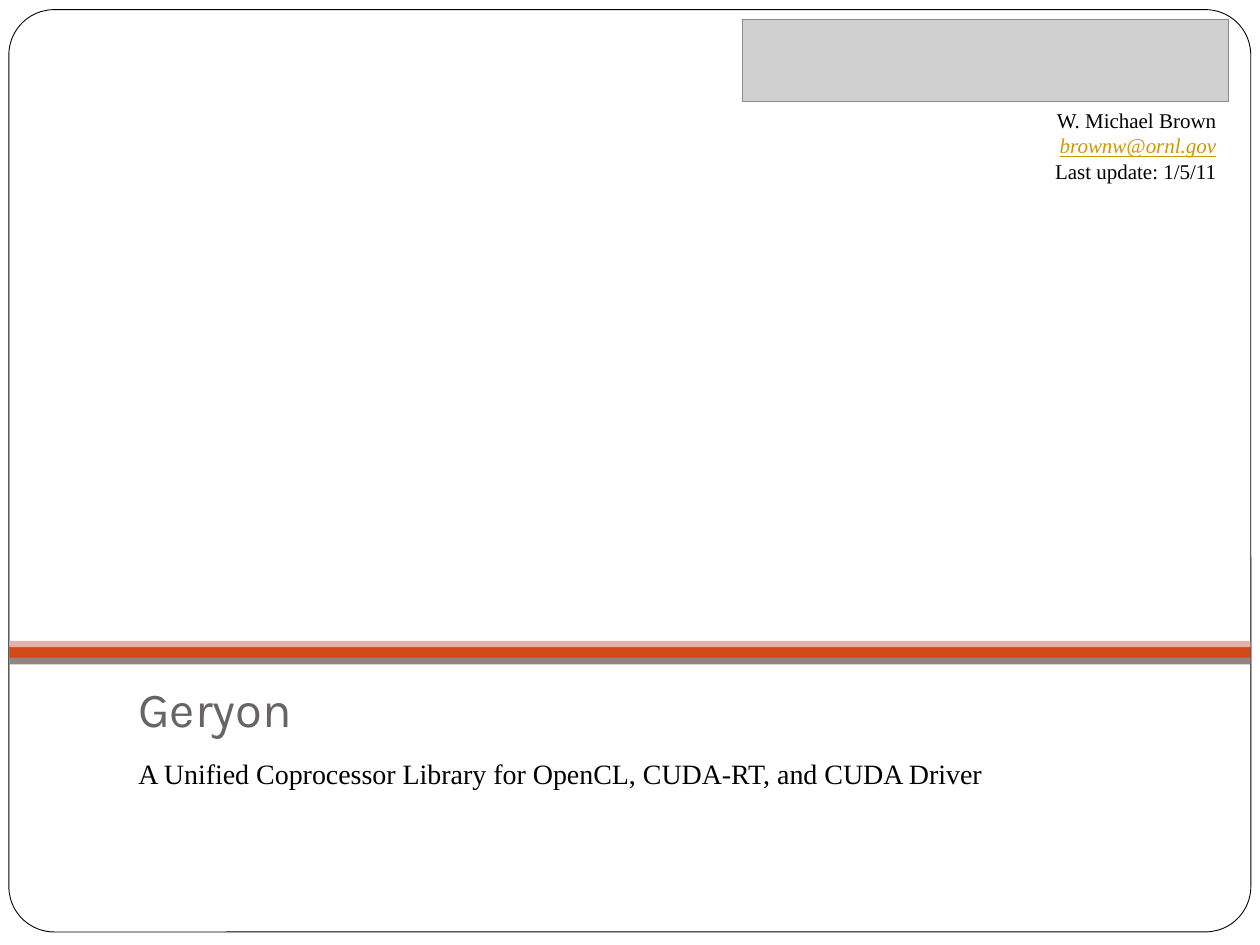
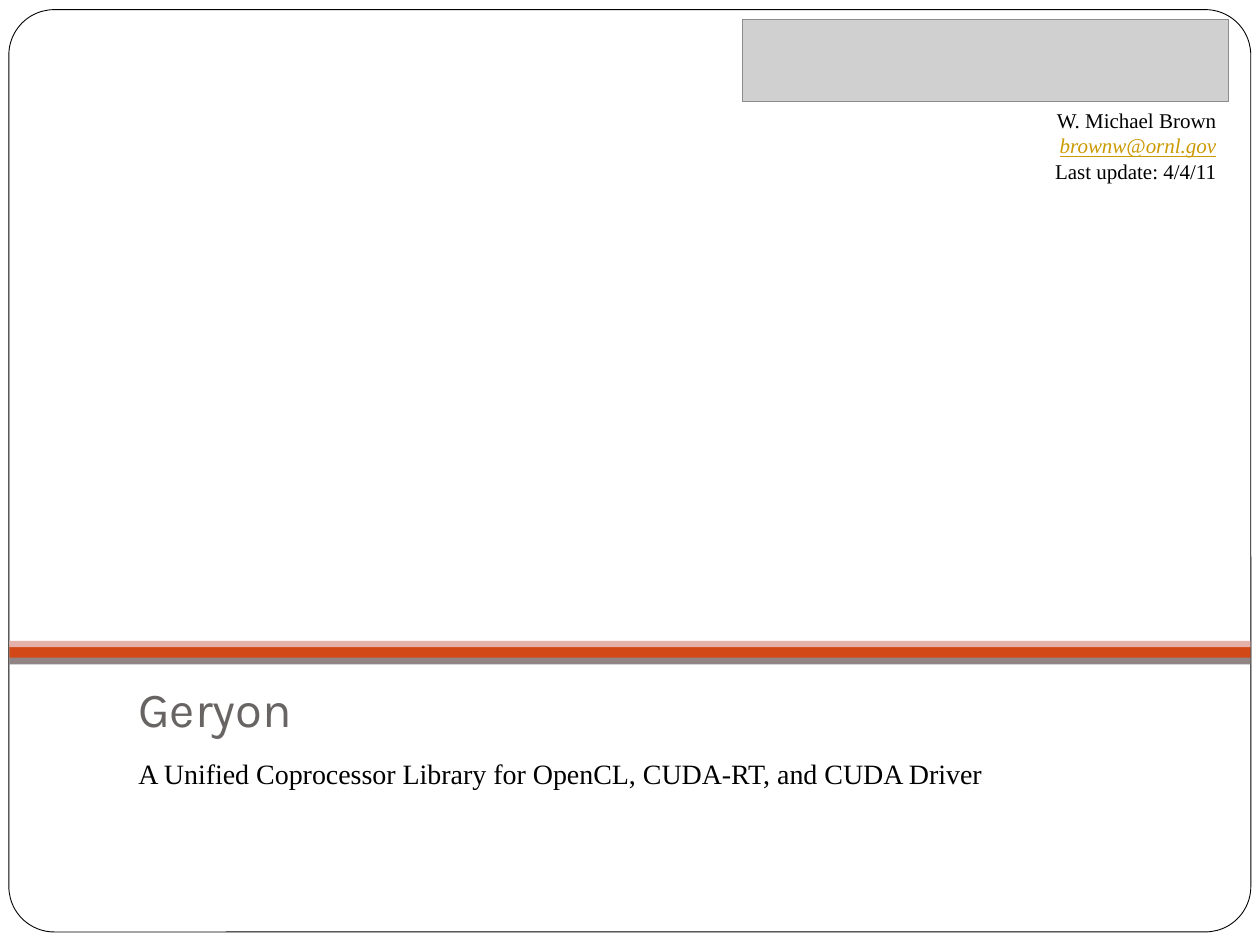
Before and after one commit to scicomp/geryon, a slide deck: slide 1 of geryon.pptx. Drawn at 1260x945 pixels with LibreOffice and Linux fonts; fonts in the diff are those of the drawing; grey boxes stand for pictures. Boxes give left, top, right and bottom in pixels: in the first picture for what was removed or moved away, otherwise in the second. Text is boxed around its words. In the diff, an @@ line names an element or a change of style, - is before the commit and + after.

```diff
--- a/geryon.pptx
+++ b/geryon.pptx
@@ text at [1055,164,1216,183]: text changed @@
-Last update: 1/5/11
+Last update: 4/4/11
```
Also in this commit, not shown: 3 other slides changed, 1 slide added.
